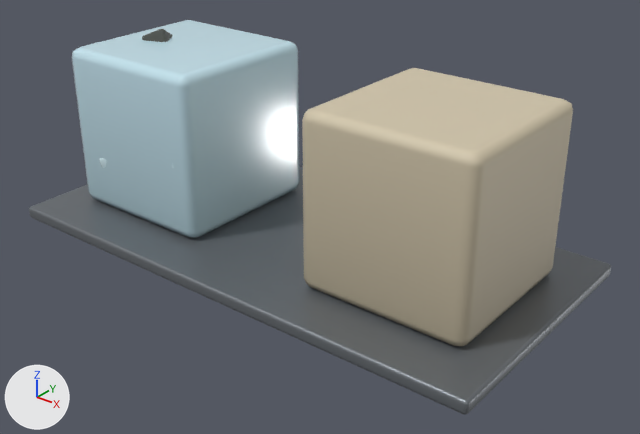
Before and after pictures for a commit that changed the glTF model public/yw9-ice/blocks.glb.
Both versions are drawn from a 50 mm lens placed at (1.523, -1.815, 1.2), pointed at (0.091, -0.025, 0.091). The axes (+X, +Y, +Z) are drawn at lower left. The lights are the same throughout. The picture after the commit comes second. Vertices at exactly the same position are counted once.

The first picture shows 'anim-iceA', 'anim-iceB', 'anim-shards-k1', 'anim-tray' and 1 more.
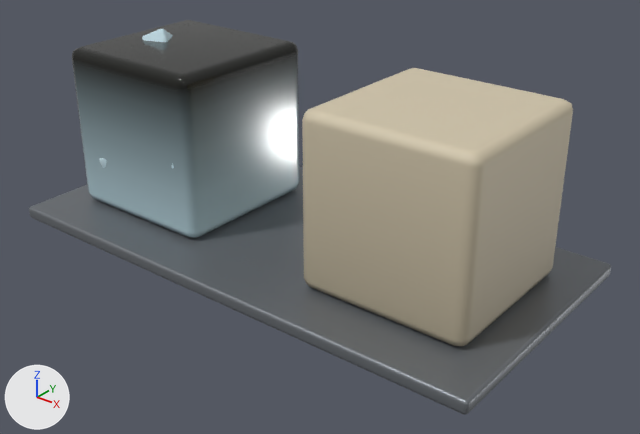
Location of each change, (x1, y1, x2, y2) in pixels of the pictures (640 x 434 px):
part 1 of me_anim_icea_001, recoloured (darker)
    both: (72, 20, 298, 87)
part 2 of me_anim_icea_001, recoloured (darker)
    both: (72, 51, 299, 210)
part 3 of me_anim_icea_001, recoloured (darker)
    both: (72, 60, 298, 210)
part 4 of me_anim_shards_k1_001, recoloured
    both: (144, 31, 172, 42)
part 5 of me_anim_shards_k1_001, recoloured (dark grey to white)
    both: (142, 29, 173, 42)

The change, as a diff of the scene's bpy script:
```diff
--- a/public/yw9-ice/blocks.glb.py
+++ b/public/yw9-ice/blocks.glb.py
@@ me_anim_icea_001 @@
 me_anim_icea_001.from_pydata(...)  # 56 vertices, 108 faces; spans x -0.25..0.25, y -0.25..0.25, z -0.25..0.25
 # used by ob_anim_icea; location = (-0.45, 0.0, 0.25)
+# me_anim_icea_001 part 1: 42 faces centred in x -0.247..0.247, y -0.247..0.247, z 0.226..0.25 are repainted in the vertex colours; the middle colour goes from white #f4f5f6 to black #211d17
+# me_anim_icea_001 part 2: 12 faces centred in x -0.25..0.25, y -0.25..0.25, z 0.073 are repainted in the vertex colours; the middle colour goes from white #f3f4f6 to black #1b160e
+# me_anim_icea_001 part 3: 12 faces centred in x -0.25..0.25, y -0.25..0.25, z -0.073 are repainted in the vertex colours; the middle colour goes from light grey #d5d6d7 to light grey #e0e0e0
 me_anim_icea_001.materials.append(mat_ice__cfeef8)
@@ me_anim_shards_k1_001 @@
 me_anim_shards_k1_001.from_pydata(...)  # 56 vertices, 108 faces; spans x -0.074..0.074, y -0.087..0.087, z -0.086..0.086
 # used by ob_anim_shards_k1; location = (-0.556, 0.012, 0.448)
+# me_anim_shards_k1_001 part 4: 82 faces centred in x -0.074..0.074, y -0.087..0.087, z -0.085..0.037 are repainted in the vertex colours; the middle colour goes from brown #554d44 to white #eff1f3
+# me_anim_shards_k1_001 part 5: 26 faces centred in x -0.05..0.04, y -0.069..0.05, z 0.036..0.085 are repainted in the vertex colours; the middle colour goes from dark grey #5c554e to white #f1f3f4
 me_anim_shards_k1_001.materials.append(mat_ice__d8f2fa)
```
